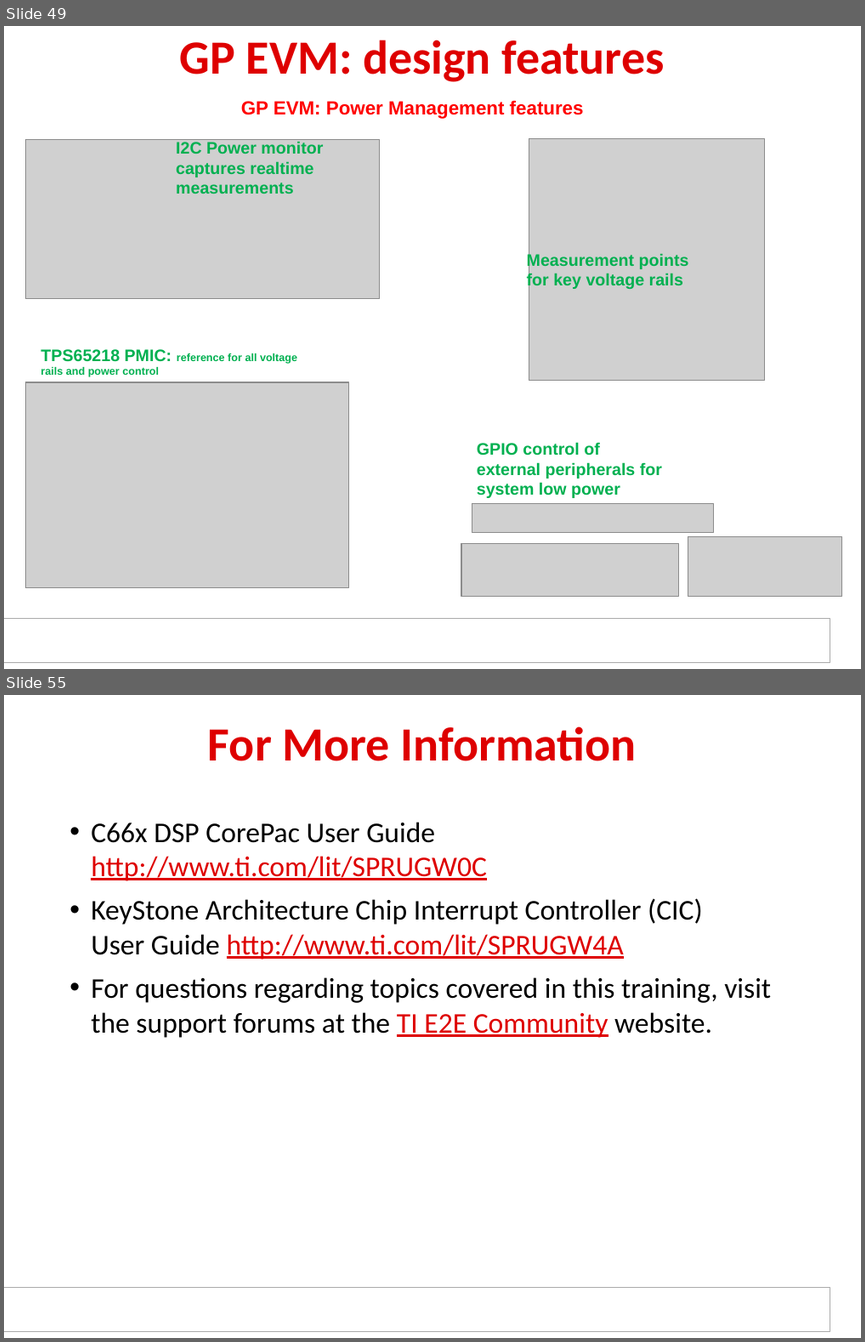
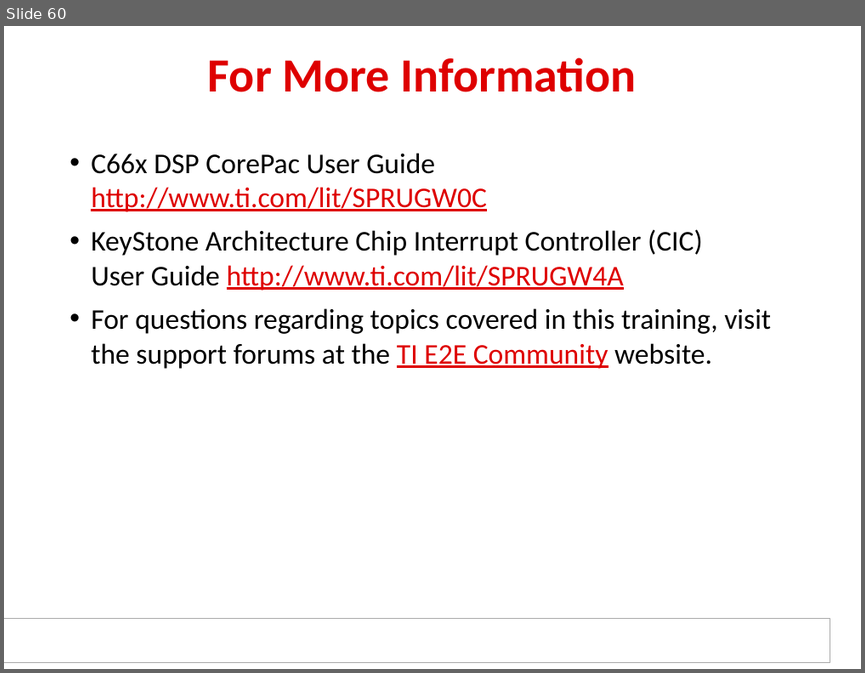
Before and after one commit to hari1989/keystone-workshop, a slide deck: preliminary/Working/presentations/Sitara/Ran_sitara_boot_camp_am437x_technical_overview_final.pptx. Shown one above the other, each under a label of ours: slides 49 and 55 before the commit, slide 60 after it; the slides between them are not shown. The pictures are 865x1342 and 865x673 pixels, drawn with LibreOffice and Linux fonts; fonts in the diff are those of the drawing; grey boxes stand for pictures; background and template pictures are left out. Boxes give left, top, right and bottom in pixels: in the first picture for what was removed or moved away, otherwise in the second. Text is boxed around its words. In the diff, an @@ line names an element or a change of style, - is before the commit and + after.

```diff
--- a/preliminary/Working/presentations/Sitara/Ran_sitara_boot_camp_am437x_technical_overview_final.pptx
+++ b/preliminary/Working/presentations/Sitara/Ran_sitara_boot_camp_am437x_technical_overview_final.pptx
@@ slide 49 removed at bbox=[4, 26, 861, 669], background #FFFFFF; not listed: 2 template elements that a slide beside it also shows @@
@@ title removed at bbox=[180, 40, 664, 82] @@
-GP EVM: design features
@@ text removed at bbox=[241, 100, 584, 119] @@
-GP EVM: Power Management features
@@ picture removed at bbox=[25, 139, 381, 299] @@
@@ text removed at bbox=[176, 141, 323, 193] @@
-I2C Power monitor captures realtime measurements
@@ picture removed at bbox=[528, 138, 764, 380] @@
@@ text removed at bbox=[527, 253, 689, 290] @@
-Measurement points for key voltage rails
@@ text removed at bbox=[41, 349, 297, 377] @@
-TPS65218 PMIC: reference for all voltage rails and power control
@@ picture removed at bbox=[25, 382, 348, 588] @@
@@ text removed at bbox=[477, 442, 662, 498] @@
-GPIO control of external peripherals for system low power
@@ picture removed at bbox=[472, 503, 714, 532] @@
@@ picture removed at bbox=[461, 544, 678, 596] @@
@@ picture removed at bbox=[687, 536, 841, 596] @@
@@ what was slide 55 is now slide 60 @@
```
Also in this commit, not shown: 1 slide changed, 12 slides added, 6 other slides removed.
